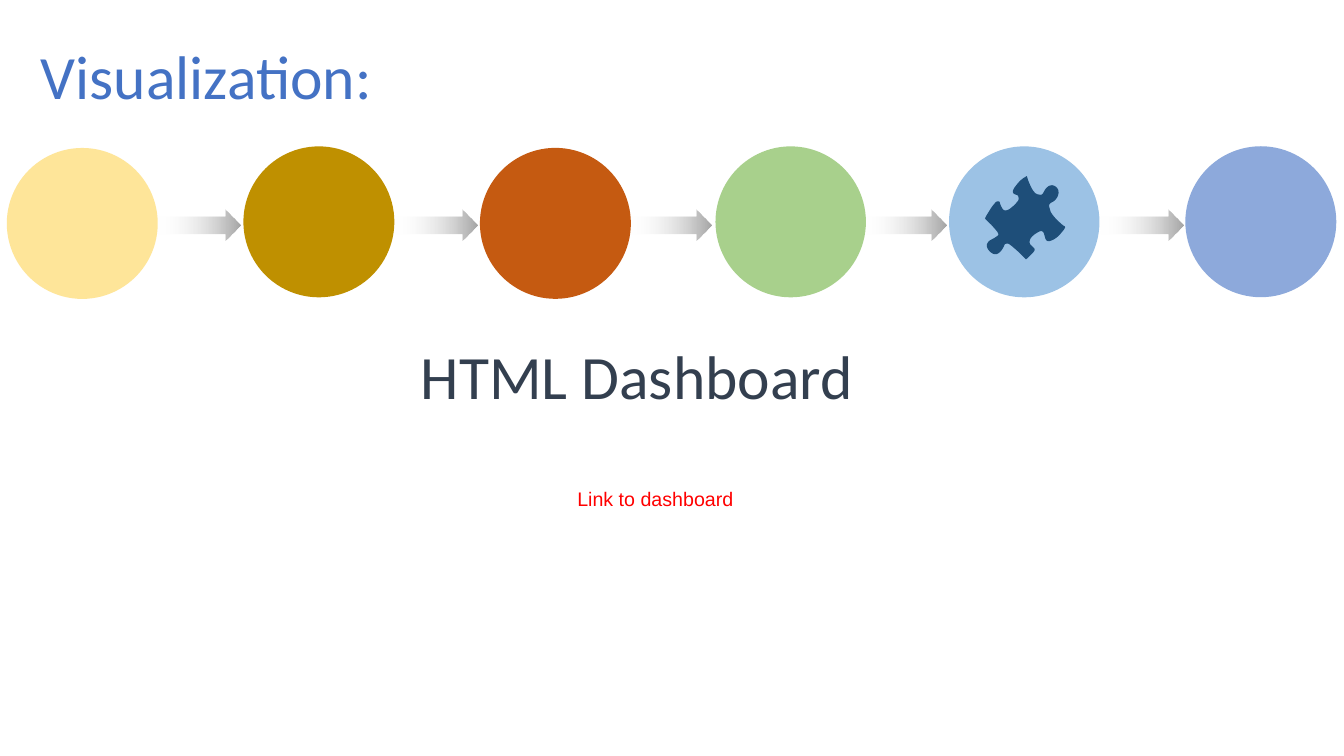
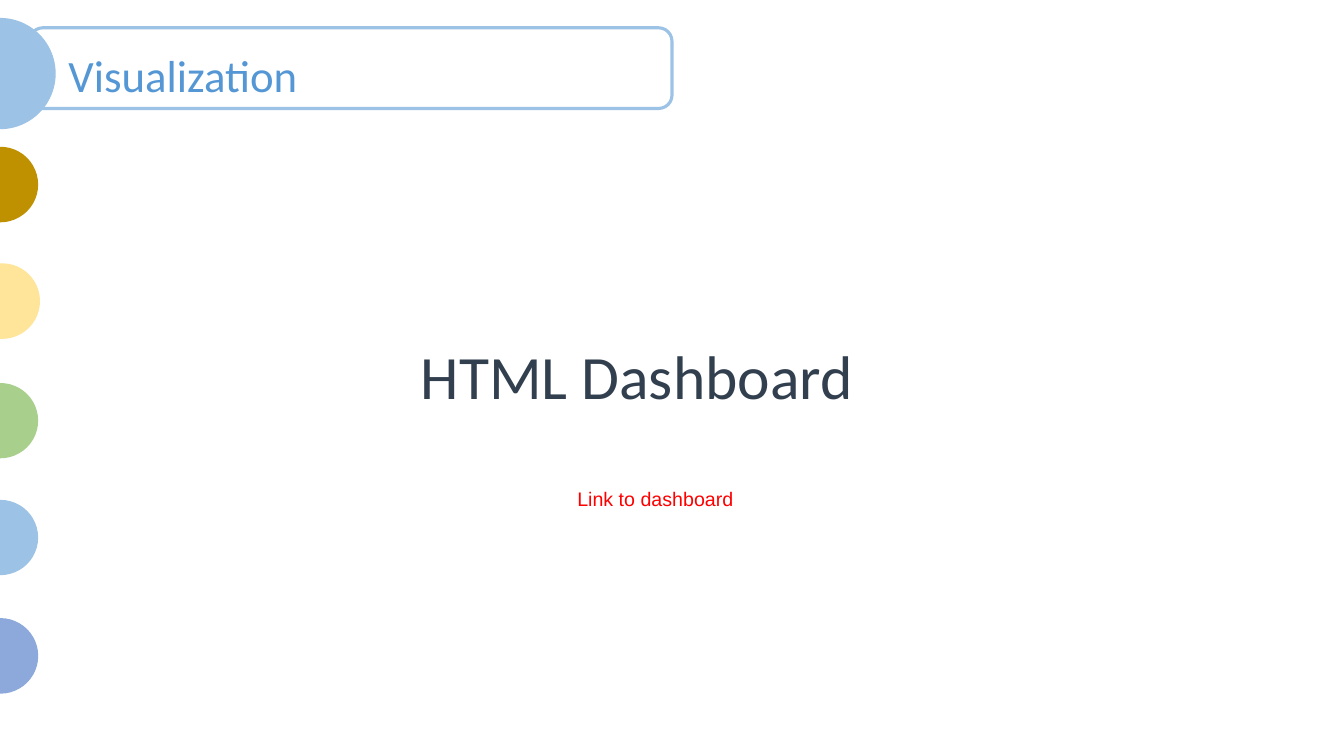
Before and after one commit to JaxWil24/Hearing_Aid_Accessibility, a slide deck: slide 13 of Presentation/FP_Powerpoint.pptx (slide 7 before the commit). Drawn at 1344x756 pixels with LibreOffice and Linux fonts; fonts in the diff are those of the drawing. Boxes give left, top, right and bottom in pixels: in the first picture for what was removed or moved away, otherwise in the second. Text is boxed around its words. In the diff, an @@ line names an element or a change of style, - is before the commit and + after.

```diff
--- a/Presentation/FP_Powerpoint.pptx
+++ b/Presentation/FP_Powerpoint.pptx
@@ ellipse added at [0,18,55,129], fill #9CC2E5 @@
@@ rounded rectangle added at [29,28,673,109], fill #FFFFFF, outline #9CC2E5 2.25 pt @@
@@ ellipse added at [0,32,38,108], fill #C55A11 @@
@@ text at [68,61,297,93]: text changed; size 44 to 32 pt; text colour #4472C4 to #5497D4 @@
-Visualization:
+Visualization
@@ ellipse added at [0,147,38,223], fill #BF9000 @@
@@ ellipse removed at [243,146,394,297] @@
@@ ellipse removed at [480,148,631,299] @@
@@ ellipse removed at [716,146,866,297] @@
@@ ellipse removed at [949,146,1099,297] @@
@@ ellipse removed at [1186,146,1337,297] @@
@@ freeform shape removed at [968,165,1082,279] @@
@@ right arrow removed at [158,210,241,240] @@
@@ right arrow removed at [394,210,477,240] @@
@@ right arrow removed at [629,210,712,240] @@
@@ right arrow removed at [864,210,947,240] @@
@@ right arrow removed at [1100,210,1183,240] @@
@@ ellipse at [0,263,40,339]: rotation 0 to 90 degrees @@
@@ ellipse added at [0,383,38,459], fill #A8D08C @@
@@ ellipse added at [0,500,38,576], fill #9CC2E5 @@
@@ ellipse added at [0,618,38,694], fill #8DA9DB @@
```
Also in this commit, not shown: 7 other slides changed, 8 slides added, 4 slides removed.
